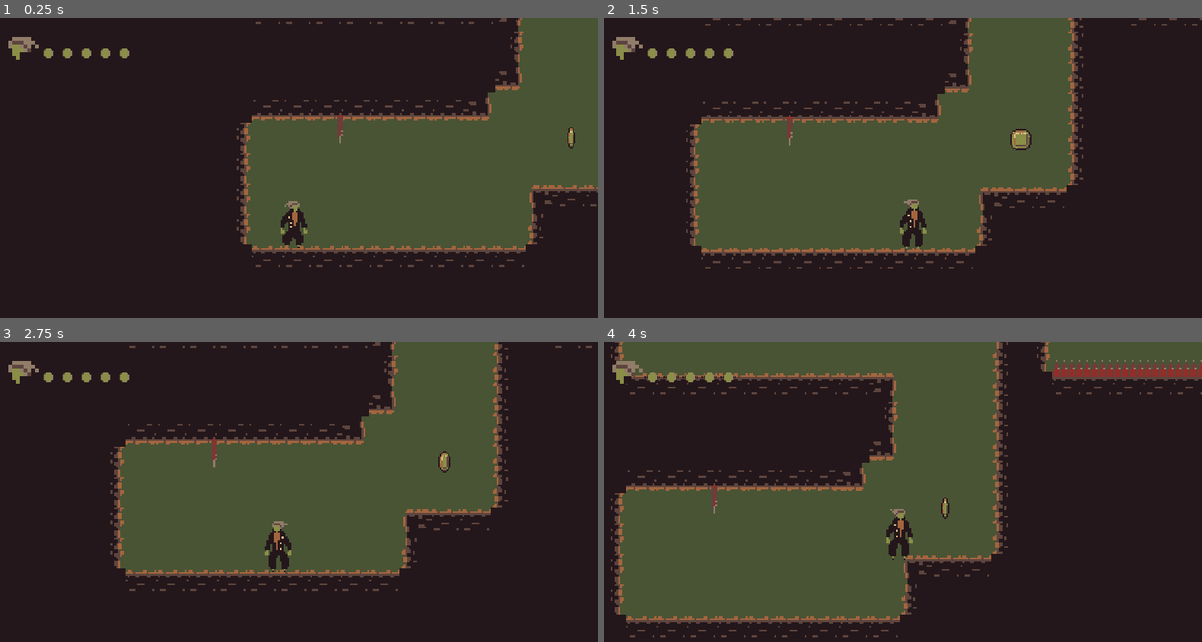
Above: before the commit, frames 1-4 (two rows, left to right).
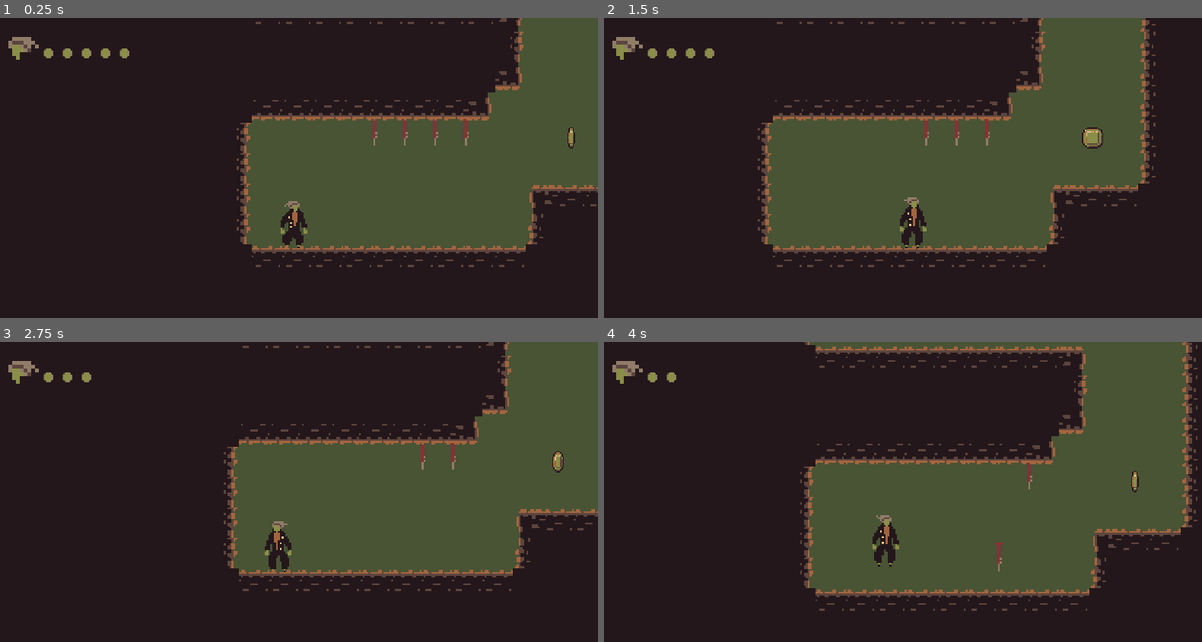
Above: after the commit, the same moments.

Repository: Dagethemage/GameOff2023
Game: Godot game, scene res://Levels/level_3.tscn
The game is run twice, just before and just after one commit, with the same random seed, the same clock (stepped at 60 frames per second) and the same inputs. This scene is started directly instead of the project's main scene.
Inputs:
- Up to frame 1 (0.25 s): no input
- Up to frame 2 (1.5 s): tap Enter at 0.5 s; hold D (right) from 0.53 s (still down); tap Space (jump) at 0.77 s
- Up to frame 3 (2.75 s): tap Space (jump) at 1.52 s; release D (right) at 2.03 s; hold A (left) from 2.03 s (still down)
- Up to frame 4 (4 s): release A (left) at 2.78 s; hold D (right) from 2.78 s (still down); tap Space (jump) at 3.02, 3.77 s

The runs differ from the first frame. In frame 1, 0.2% of the frame differs, in the area x 56-79%, y 32-43%; in frame 2, 22%; in frame 3, 30%; in frame 4, 51%, in the area x 1-100%, y 0-99%.

Commit message:
Falling Spikes

Diff:
--- a/Characters/Player/player.gd
+++ b/Characters/Player/player.gd
@@ -1,3 +1,4 @@
+class_name Player
 extends CharacterBody2D
 
 #Exported Resources
--- a/FallingSpike.gd
+++ /dev/null
@@ -1,20 +0,0 @@
-extends Node2D
-
-
-const SPEED = 300.0
-
-var triggered: bool = false
-var _velocity = Vector2(0,2)
-@onready var detect_zone = $DetectZone
-
-func _ready() -> void:
-	detect_zone.body_entered.connect(on_detect_zone)
-
-func _process(delta):
-	on_detect_zone()
-	if triggered == true:
-		position += _velocity * delta
-		print("triggered")
-
-func on_detect_zone():
-	triggered == true
--- a/Levels/level_3.tscn
+++ b/Levels/level_3.tscn
@@ -16,86 +16,95 @@
 [node name="Player" parent="." index="2"]
 position = Vector2(22, 370)
 
-[node name="LevelOneTileSet" parent="." index="3" instance=ExtResource("2_b6ypy")]
+[node name="FallingSpike" parent="." index="3" instance=ExtResource("5_do6qs")]
+position = Vector2(64, 301)
+
+[node name="FallingSpike2" parent="." index="4" instance=ExtResource("5_do6qs")]
+position = Vector2(80, 301)
+
+[node name="FallingSpike3" parent="." index="5" instance=ExtResource("5_do6qs")]
+position = Vector2(96, 301)
+
+[node name="FallingSpike4" parent="." index="6" instance=ExtResource("5_do6qs")]
+position = Vector2(112, 301)
+
+[node name="LevelOneTileSet" parent="." index="7" instance=ExtResource("2_b6ypy")]
 layer_0/tile_data = PackedInt32Array(1572863, 65536, 1, 1507327, 131072, 1, 1441791, 131072, 1, 1376255, 131072, 1, 131 …(57134 unchanged characters)…
 
-[node name="Spikes" parent="." index="4" instance=ExtResource("3_n2h0p")]
+[node name="Spikes" parent="." index="8" instance=ExtResource("3_n2h0p")]
 position = Vector2(224, 227)
 
-[node name="Spikes2" parent="." index="5" instance=ExtResource("3_n2h0p")]
+[node name="Spikes2" parent="." index="9" instance=ExtResource("3_n2h0p")]
 position = Vector2(240, 227)
 
-[node name="Spikes3" parent="." index="6" instance=ExtResource("3_n2h0p")]
+[node name="Spikes3" parent="." index="10" instance=ExtResource("3_n2h0p")]
 position = Vector2(256, 227)
 
-[node name="Spikes4" parent="." index="7" instance=ExtResource("3_n2h0p")]
+[node name="Spikes4" parent="." index="11" instance=ExtResource("3_n2h0p")]
 position = Vector2(272, 227)
 
-[node name="Spikes5" parent="." index="8" instance=ExtResource("3_n2h0p")]
+[node name="Spikes5" parent="." index="12" instance=ExtResource("3_n2h0p")]
 position = Vector2(288, 227)
 
-[node name="Spikes6" parent="." index="9" instance=ExtResource("3_n2h0p")]
+[node name="Spikes6" parent="." index="13" instance=ExtResource("3_n2h0p")]
 position = Vector2(304, 227)
 
-[node name="Spikes7" parent="." index="10" instance=ExtResource("3_n2h0p")]
+[node name="Spikes7" parent="." index="14" instance=ExtResource("3_n2h0p")]
 position = Vector2(320, 227)
 
-[node name="Spikes8" parent="." index="11" instance=ExtResource("3_n2h0p")]
+[node name="Spikes8" parent="." index="15" instance=ExtResource("3_n2h0p")]
 position = Vector2(336, 227)
 
-[node name="Spikes9" parent="." index="12" instance=ExtResource("3_n2h0p")]
+[node name="Spikes9" parent="." index="16" instance=ExtResource("3_n2h0p")]
 position = Vector2(352, 227)
 
-[node name="Spikes10" parent="." index="13" instance=ExtResource("3_n2h0p")]
+[node name="Spikes10" parent="." index="17" instance=ExtResource("3_n2h0p")]
 position = Vector2(368, 227)
 
-[node name="Spikes11" parent="." index="14" instance=ExtResource("3_n2h0p")]
+[node name="Spikes11" parent="." index="18" instance=ExtResource("3_n2h0p")]
 position = Vector2(384, 227)
 
-[node name="Spikes12" parent="." index="15" instance=ExtResource("3_n2h0p")]
+[node name="Spikes12" parent="." index="19" instance=ExtResource("3_n2h0p")]
 position = Vector2(400, 227)
 
-[node name="Spikes13" parent="." index="16" instance=ExtResource("3_n2h0p")]
+[node name="Spikes13" parent="." index="20" instance=ExtResource("3_n2h0p")]
 position = Vector2(416, 227)
 
-[node name="Spikes17" parent="." index="17" instance=ExtResource("3_n2h0p")]
+[node name="Spikes17" parent="." index="21" instance=ExtResource("3_n2h0p")]
 position = Vector2(528, 180)
 
-[node name="Spikes18" parent="." index="18" instance=ExtResource("3_n2h0p")]
+[node name="Spikes18" parent="." index="22" instance=ExtResource("3_n2h0p")]
 position = Vector2(544, 180)
 
-[node name="Spikes14" parent="." index="19" instance=ExtResource("3_n2h0p")]
+[node name="Spikes14" parent="." index="23" instance=ExtResource("3_n2h0p")]
 position = Vector2(432, 227)
 
-[node name="Spikes15" parent="." index="20" instance=ExtResource("3_n2h0p")]
+[node name="Spikes15" parent="." index="24" instance=ExtResource("3_n2h0p")]
 position = Vector2(448, 227)
 
-[node name="Spikes16" parent="." index="21" instance=ExtResource("3_n2h0p")]
+[node name="Spikes16" parent="." index="25" instance=ExtResource("3_n2h0p")]
 position = Vector2(464, 227)
 
-[node name="Coin" parent="." index="22" instance=ExtResource("4_gngpb")]
+[node name="Coin" parent="." index="26" instance=ExtResource("4_gngpb")]
 position = Vector2(168, 312)
 
-[node name="Coin2" parent="." index="23" instance=ExtResource("4_gngpb")]
+[node name="Coin2" parent="." index="27" instance=ExtResource("4_gngpb")]
 position = Vector2(162, 216)
 
-[node name="Coin3" parent="." index="24" instance=ExtResource("4_gngpb")]
+[node name="Coin3" parent="." index="28" instance=ExtResource("4_gngpb")]
 position = Vector2(22, 216)
 
-[node name="Coin4" parent="." index="25" instance=ExtResource("4_gngpb")]
+[node name="Coin4" parent="." index="29" instance=ExtResource("4_gngpb")]
 position = Vector2(40, 124)
 
-[node name="Coin5" parent="." index="26" instance=ExtResource("4_gngpb")]
+[node name="Coin5" parent="." index="30" instance=ExtResource("4_gngpb")]
 position = Vector2(176, 141)
 
-[node name="Coin6" parent="." index="27" instance=ExtResource("4_gngpb")]
+[node name="Coin6" parent="." index="31" instance=ExtResource("4_gngpb")]
 position = Vector2(264, 102)
 
-[node name="Coin7" parent="." index="28" instance=ExtResource("4_gngpb")]
+[node name="Coin7" parent="." index="32" instance=ExtResource("4_gngpb")]
 position = Vector2(352, 102)
 
-[node name="Coin8" parent="." index="29" instance=ExtResource("4_gngpb")]
+[node name="Coin8" parent="." index="33" instance=ExtResource("4_gngpb")]
 position = Vector2(496, 102)
-
-[node name="FallingSpike" parent="." index="30" instance=ExtResource("5_do6qs")]
-position = Vector2(46, 300)
--- /dev/null
+++ b/Objects/FallingSpike.gd
@@ -0,0 +1,28 @@
+extends Node2D
+
+
+@export var speed = 160.0
+var current_speed = 0.0
+
+@onready var hit_box = $HitBox
+@onready var detect_zone = $DetectZone
+@onready var visible_on_screen_notifier_2d = $VisibleOnScreenNotifier2D
+
+func _ready() -> void:
+	detect_zone.area_entered.connect(on_detect_zone)
+	hit_box.area_entered.connect(on_hit_box)
+	visible_on_screen_notifier_2d.screen_exited.connect(exited)
+
+func _physics_process(delta):
+	position.y += current_speed * delta
+
+
+func on_detect_zone(area):
+	current_speed = speed
+
+func on_hit_box():
+	print("hit")
+	queue_free()
+
+func exited():
+	queue_free()
--- a/Objects/falling_spike.tscn
+++ b/Objects/falling_spike.tscn
@@ -1,6 +1,6 @@
-[gd_scene load_steps=6 format=3 uid="uid://bx0xiweg6tsdb"]
+[gd_scene load_steps=6 format=3 uid="uid://geygaa0pb2nb"]
 
-[ext_resource type="Script" path="res://FallingSpike.gd" id="1_84y7q"]
+[ext_resource type="Script" path="res://Objects/FallingSpike.gd" id="1_sx107"]
 [ext_resource type="Texture2D" uid="uid://dhycwl4d226nd" path="res://Sprites/TileSets/Tileset.png" id="2_wnfyc"]
 [ext_resource type="PackedScene" uid="uid://cgwofmd5bywoy" path="res://Overlap/hit_box.tscn" id="3_nutnq"]
 
@@ -11,7 +11,8 @@
 size = Vector2(4, 64)
 
 [node name="FallingSpike" type="Node2D"]
-script = ExtResource("1_84y7q")
+script = ExtResource("1_sx107")
+speed = 200.0
 
 [node name="Sprite2D" type="Sprite2D" parent="."]
 position = Vector2(0, 8)
@@ -20,8 +21,8 @@
 region_rect = Rect2(112, 64, 16, 16)
 
 [node name="HitBox" parent="." instance=ExtResource("3_nutnq")]
-collision_layer = 0
-collision_mask = 4
+collision_layer = 4
+collision_mask = 0
 
 [node name="CollisionShape2D" type="CollisionShape2D" parent="HitBox"]
 position = Vector2(0, 5.5)
@@ -29,8 +30,11 @@
 
 [node name="DetectZone" type="Area2D" parent="."]
 collision_layer = 0
-collision_mask = 2
+collision_mask = 128
+monitorable = false
 
 [node name="CollisionShape2D" type="CollisionShape2D" parent="DetectZone"]
 position = Vector2(0, 32)
 shape = SubResource("RectangleShape2D_sp5h0")
+
+[node name="VisibleOnScreenNotifier2D" type="VisibleOnScreenNotifier2D" parent="."]
Not shown: 1 places in Levels/level_3.tscn that only renumber resources
